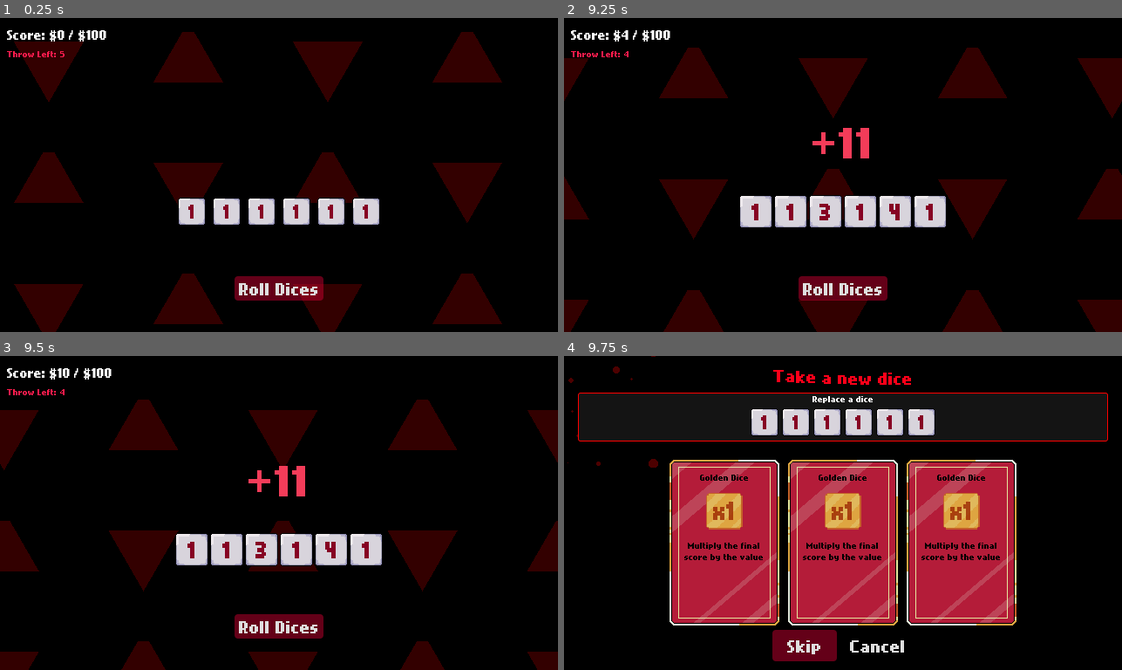
Above: before the commit, frames 1-4 (two rows, left to right).
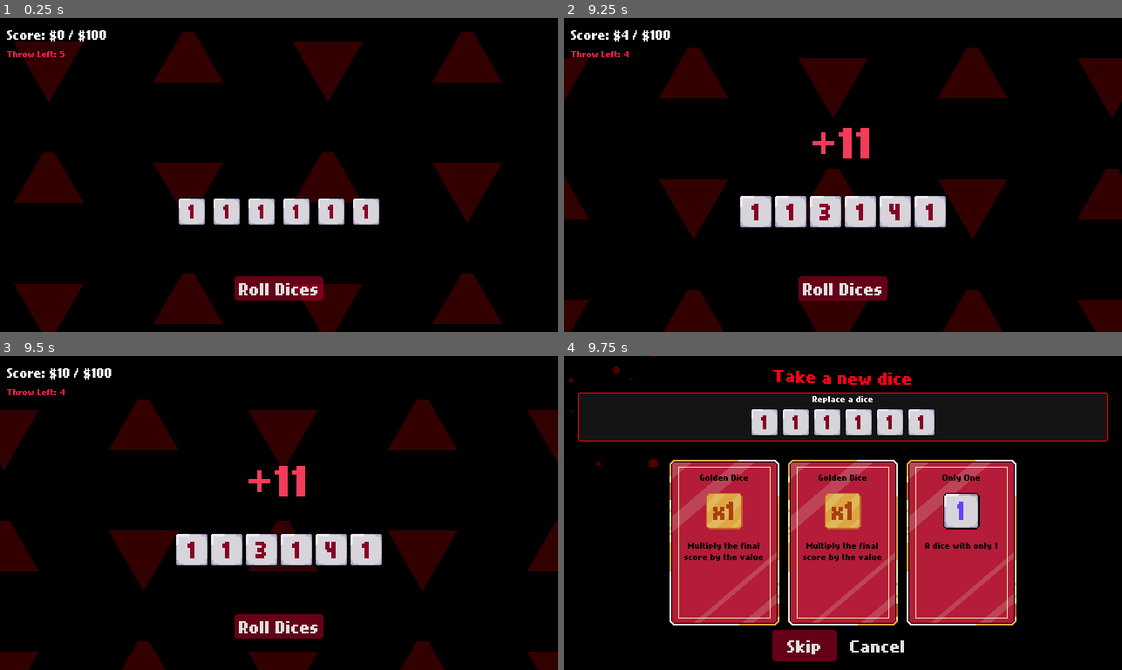
Above: after the commit, the same moments.

Repository: Neo-Ciber94/hell_dice_prototype
Game: Godot game, scene res://common/board/board.tscn
Two runs of this game, one before a commit and one after it. Both use one fixed random seed, a clock stepped at 60 frames per second and the inputs below.
Inputs (mouse positions are in pixels of both pictures, inside the frame that each line leads up to):
- Up to frame 1 (0.25 s): no input
- Up to frame 2 (9.25 s): click (753, 212) at 0.5 s; click (792, 212) at 1.25 s; click (826, 212) at 2 s; click (859, 212) at 2.75 s; click (893, 212) at 3.5 s; click (932, 212) at 4.25 s; click "Roll Dices" at 5 s; click (753, 212) at 5.75 s; click (792, 212) at 6.5 s; click (826, 212) at 7.25 s; click (859, 212) at 8 s; click (893, 212) at 8.75 s
- Up to frame 3 (9.5 s): no input
- Up to frame 4 (9.75 s): click (932, 550) at 9.5 s

Frames 1-3 are identical in both runs. In frame 4, 1.1% of the frame differs, in the area x 64-79%, y 37-66%.

Commit message:
minor changes

Diff:
--- a/common/dice/dice.gd
+++ b/common/dice/dice.gd
@@ -1,6 +1,7 @@
 @tool
 @abstract
 class_name Dice
+
 extends Resource
 
 enum Order {
--- a/common/dice/dice_ui.gd
+++ b/common/dice/dice_ui.gd
@@ -48,10 +48,7 @@
 func _can_drop_data(_at_position: Vector2, data: Variant) -> bool:
 	var other_dice = data as DiceUI;
 
-	if other_dice == null:
-		return false;
-
-	if other_dice == self:
+	if other_dice == null || other_dice == self:
 		return false;
 
 	if other_dice.parent_card and parent_card:
@@ -71,20 +68,19 @@
 	var other_dice: Dice = other.dice as Dice;
 	var temp: Dice = dice as Dice;
 	dice = other_dice
-
-	other_dice.dice = temp
+	other.dice = temp
 	self._prepare()
-	other_dice._prepare()
+	other._prepare()
 
 	if parent_card:
 		parent_card.dice = other_dice;
 		parent_card.on_dice_changed.emit()
 
-	if other_dice.parent_card:
-		other_dice.parent_card.dice = other_dice.dice;
-		other_dice.parent_card.on_dice_changed.emit()
+	if other.parent_card:
+		other.parent_card.dice = other.dice;
+		other.parent_card.on_dice_changed.emit()
 
-	if other_dice.parent_card:
+	if other.parent_card:
 		EventBus.on_dice_selected.emit(self)
 
 func _prepare() -> void:
--- a/common/dice/dice_ui_preview.gd
+++ b/common/dice/dice_ui_preview.gd
@@ -9,3 +9,4 @@
 func _ready() -> void:
 	dice_preview.texture = dice.dice_texture;
 	label.text = str(dice.get_dice_sides().front().side_value)
+	label.add_theme_color_override("font_color", dice.dice_text_color)
--- /dev/null
+++ b/common/dice/types/only_one_dice.tres
@@ -0,0 +1,16 @@
+[gd_resource type="Resource" script_class="SameValueDice" load_steps=4 format=3 uid="uid://ctgvkrm4a8eyn"]
+
+[ext_resource type="Texture2D" uid="uid://bn06wbr3vqiie" path="res://common/dice/art/dices.png" id="1_a54n5"]
+[ext_resource type="Script" uid="uid://dauuu2ctbnxxa" path="res://common/dice/types/same_value_dice.gd" id="1_nxpyy"]
+
+[sub_resource type="AtlasTexture" id="AtlasTexture_8oj7i"]
+atlas = ExtResource("1_a54n5")
+region = Rect2(0, 0, 32, 32)
+
+[resource]
+script = ExtResource("1_nxpyy")
+dice_name = "Only One"
+dice_description = "A dice with only 1"
+dice_texture = SubResource("AtlasTexture_8oj7i")
+dice_text_color = Color(0.3888471, 0.25009245, 1, 1)
+metadata/_custom_type_script = "uid://dauuu2ctbnxxa"
--- /dev/null
+++ b/common/dice/types/same_value_dice.gd
@@ -0,0 +1,23 @@
+@tool
+class_name SameValueDice
+extends Dice
+
+@export var value: int = 1;
+@export var sides: int = 6;
+
+func get_dice_sides() -> Array[DiceSide]:
+	var result: Array[DiceSide] = []
+
+	for idx in sides:
+		result.push_back(DiceSide.new(value, str(value)))
+
+	return result;
+
+func get_dice_value() -> int:
+	return value;
+
+func roll_dice(_rng: RNG) -> void:
+	pass
+
+func calculate_dice_score(_board: Board, accumulated_score: int) -> int:
+	return accumulated_score + value;
--- a/common/screens/dice_selection_screen/dice_selection_screen.gd
+++ b/common/screens/dice_selection_screen/dice_selection_screen.gd
@@ -51,11 +51,12 @@
 
 func _get_available_dices() -> Array[Dice]:
 	const GOLDEN_DICE = preload("uid://67igom24nxvx")
+	const ONLY_ONE_DICE = preload("uid://ctgvkrm4a8eyn")
 
 	return [
 		GOLDEN_DICE,
 		GOLDEN_DICE,
-		GOLDEN_DICE
+		ONLY_ONE_DICE
 	]
 
 func _on_skip_button() -> void:
Not shown, added: common/dice/types/same_value_dice.gd.uid
